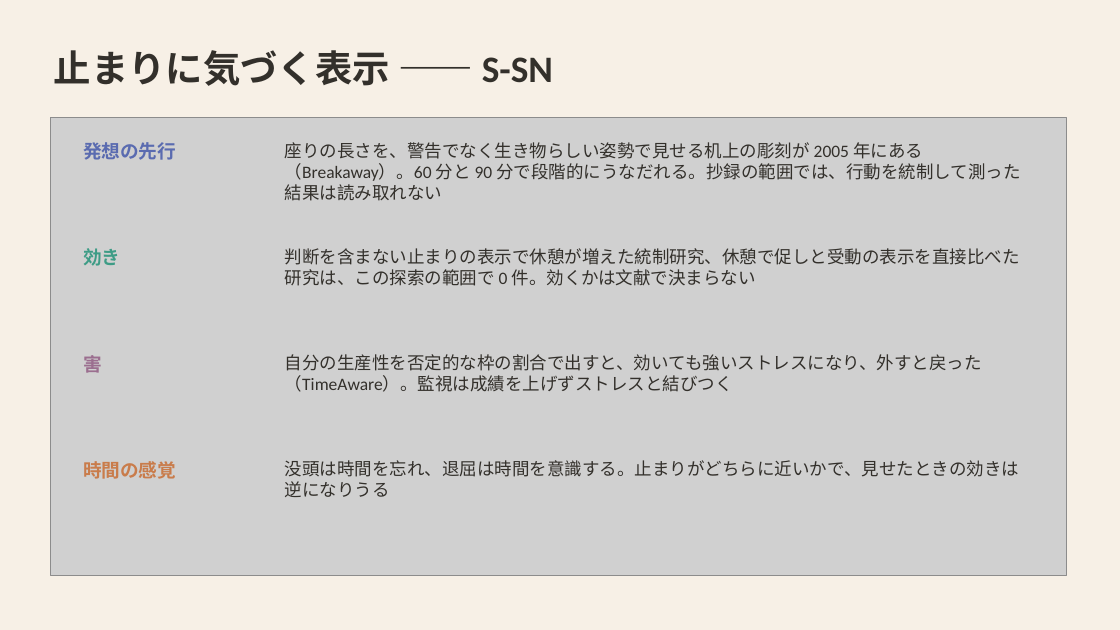
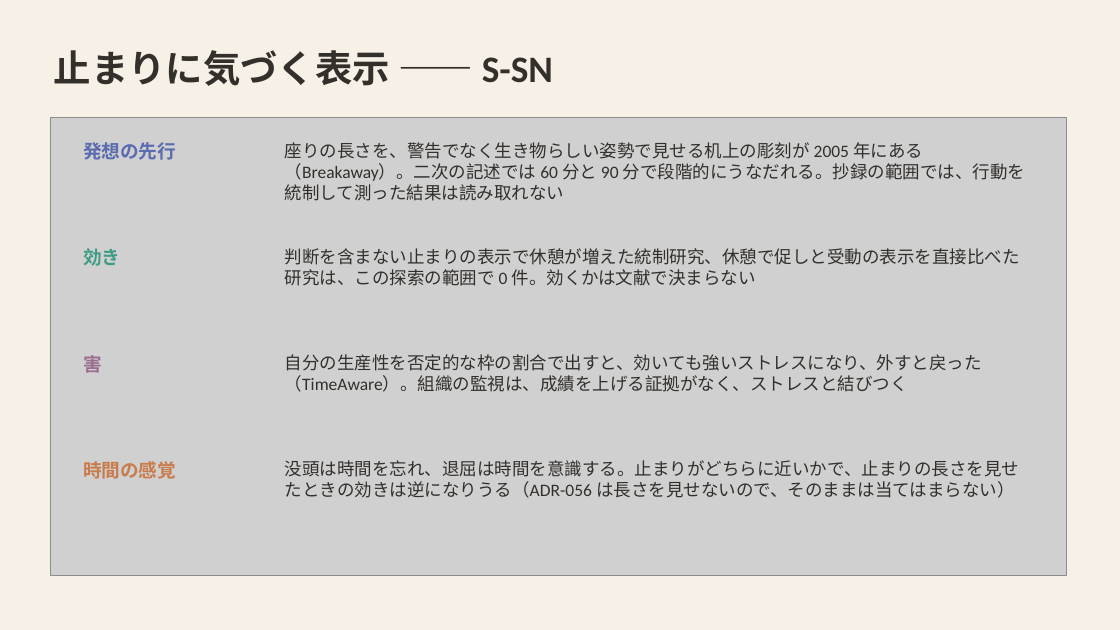
Before and after one commit to mikotomiura/GSE-prototype, a slide deck: slide 18 of docs/slides/project-overview/GSE_handmark_design.pptx. Drawn at 1120x630 pixels with LibreOffice and Linux fonts; fonts in the diff are those of the drawing; grey boxes stand for pictures. Boxes give left, top, right and bottom in pixels: in the first picture for what was removed or moved away, otherwise in the second. Text is boxed around its words. In the diff, an @@ line names an element or a change of style, - is before the commit and + after.

```diff
--- a/docs/slides/project-overview/GSE_handmark_design.pptx
+++ b/docs/slides/project-overview/GSE_handmark_design.pptx
@@ text at (285, 142, 1025, 201): text changed @@
-座りの長さを、警告でなく生き物らしい姿勢で見せる机上の彫刻が 2005 年にある（Breakaway）。60 分と 90 分で段階的にうなだれる。抄録の範囲では、行動を統制して測った結果は読み取れない
+座りの長さを、警告でなく生き物らしい姿勢で見せる机上の彫刻が 2005 年にある（Breakaway）。二次の記述では 60 分と 90 分で段階的にうなだれる。抄録の範囲では、行動を統制して測った結果は読み取れない
@@ text at (285, 354, 982, 392): text changed @@
-自分の生産性を否定的な枠の割合で出すと、効いても強いストレスになり、外すと戻った（TimeAware）。監視は成績を上げずストレスと結びつく
+自分の生産性を否定的な枠の割合で出すと、効いても強いストレスになり、外すと戻った（TimeAware）。組織の監視は、成績を上げる証拠がなく、ストレスと結びつく
@@ text at (285, 460, 1019, 498): text changed @@
-没頭は時間を忘れ、退屈は時間を意識する。止まりがどちらに近いかで、見せたときの効きは逆になりうる
+没頭は時間を忘れ、退屈は時間を意識する。止まりがどちらに近いかで、止まりの長さを見せたときの効きは逆になりうる（ADR-056 は長さを見せないので、そのままは当てはまらない）
```
Also in this commit, not shown: 6 other slides changed, 8 other files.
